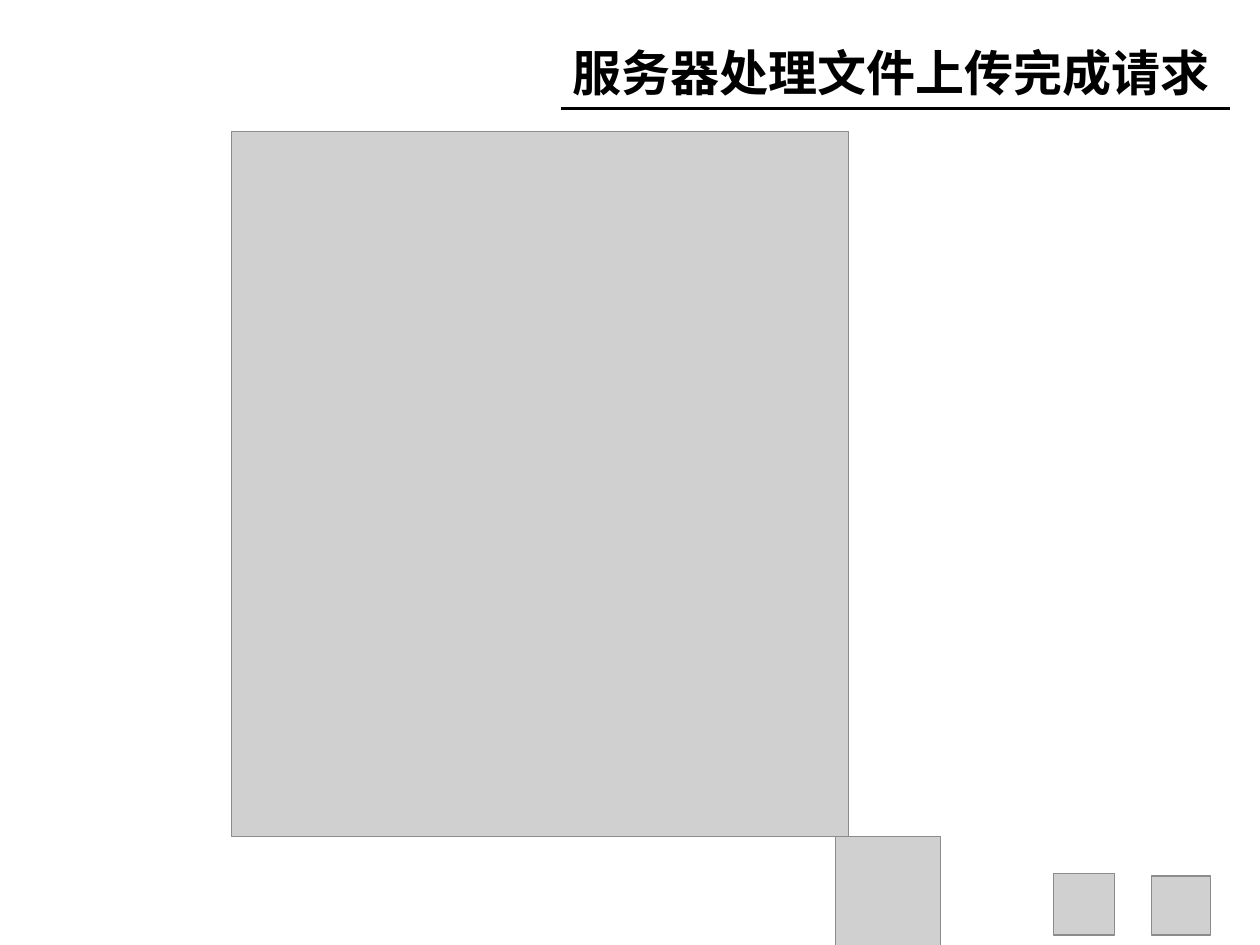
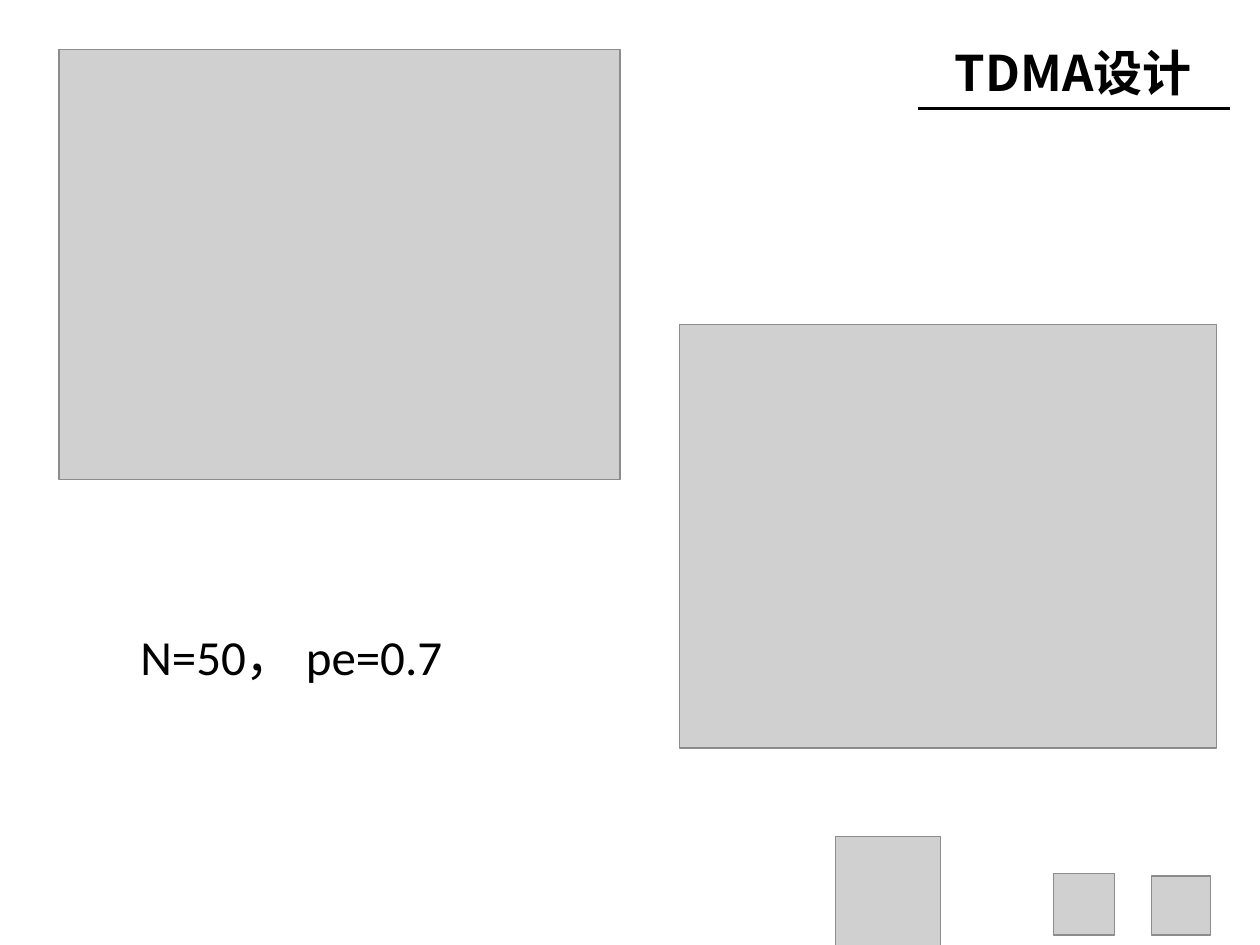
Before and after one commit to chenqinb/thesis2, a slide deck: slide 29 of PPT/陈钦波答辩ppt.pptx (slide 24 before the commit). Drawn at 1260x945 pixels with LibreOffice and Linux fonts; fonts in the diff are those of the drawing; grey boxes stand for pictures; background and template pictures are left out. Boxes give left, top, right and bottom in pixels: in the first picture for what was removed or moved away, otherwise in the second. Text is boxed around its words. In the diff, an @@ line names an element or a change of style, - is before the commit and + after.

```diff
--- a/PPT/陈钦波答辩ppt.pptx
+++ b/PPT/陈钦波答辩ppt.pptx
@@ picture added at [59, 49, 620, 479] @@
@@ text removed at [573, 49, 1209, 96] @@
-服务器处理文件上传完成请求
@@ text added at [955, 49, 1192, 96], 28 pt, text #000000, bold @@
+TDMA设计
@@ line moved from (561, 108) - (1231, 108) to (917, 108) - (1231, 108) @@
@@ picture removed at [232, 131, 849, 837] @@
@@ picture added at [679, 325, 1216, 748] @@
@@ text added at [140, 643, 442, 683], 28 pt, text #000000 @@
+N=50， pe=0.7
```
Also in this commit, not shown: 17 other slides changed, 12 slides added, 13 slides removed, 5 other files.
